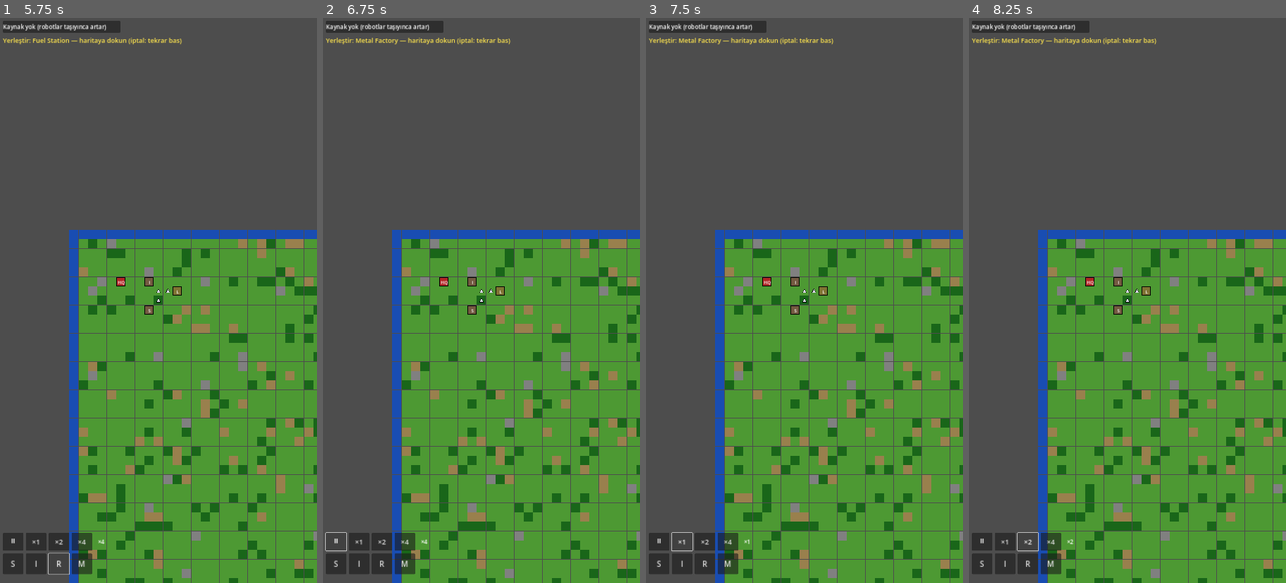
Above: before the commit, frames 1-4 (left to right).
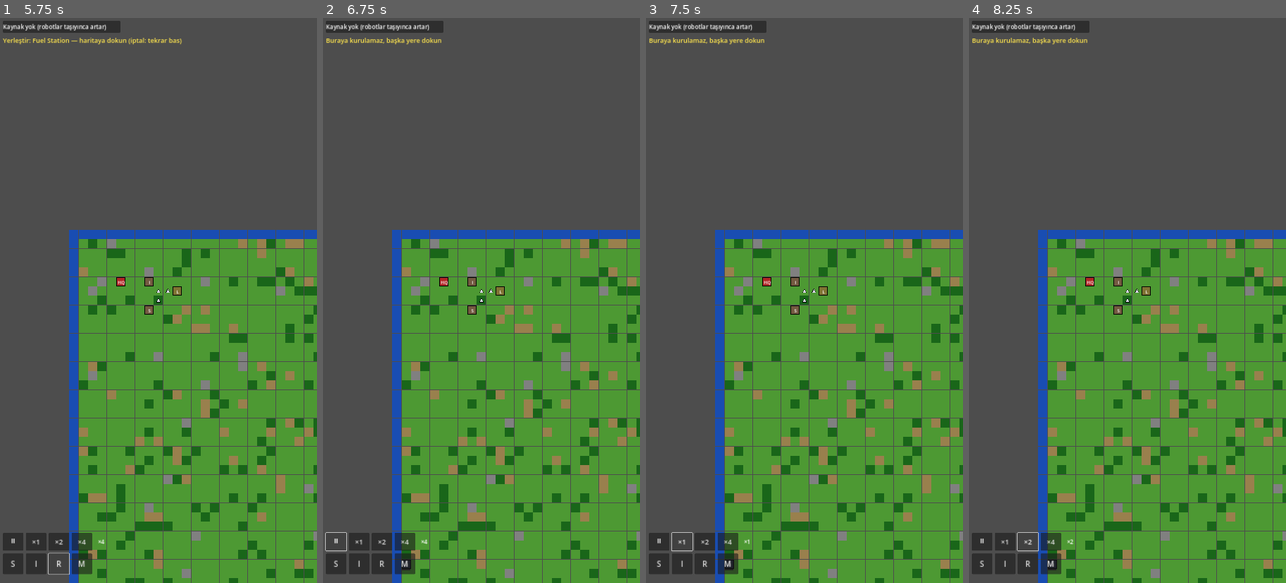
Above: after the commit, the same moments.

Repository: YigitcanOzay/robotic-planet-remaster
Game: Godot game, scene res://scenes/game/main_game.tscn
Same seed, same stepped clock (60 frames per second), same inputs: the game is played once before the commit and once after it.
Inputs:
- Up to frame 1 (5.75 s): click "⏸" at 0.5 s; click "×1" at 1.25 s; click "×2" at 2 s; click "×4" at 2.75 s; click "S" at 3.5 s; click "I" at 4.25 s; click "R" at 5 s
- Up to frame 2 (6.75 s): click "M" at 5.75 s; click "⏸" at 6.5 s
- Up to frame 3 (7.5 s): click "×1" at 7.25 s
- Up to frame 4 (8.25 s): click "×2" at 8 s

Frame 1 is identical in both runs. In frame 2, 0.4% of the frame differs, in the area x 0-60%, y 3-98%; in frame 3, 0.4%; in frame 4, 0.4%.

Commit message:
v0.2.1: input fix - kamera + bina yerlestirme

Diff:
--- a/project.godot
+++ b/project.godot
@@ -5,7 +5,7 @@
 [application]
 
 config/name="Robotic Planet Remaster"
-config/version="0.1.2"
+config/version="0.2.1"
 run/main_scene="res://scenes/game/main_game.tscn"
 config/features=PackedStringArray("4.2", "Forward Plus")
 
@@ -23,6 +23,11 @@
 renderer/rendering_method.mobile="gl_compatibility"
 textures/vram_compression/import_etc2_astc=true
 
+[input_devices]
+
+pointing/emulate_touch_from_mouse=true
+pointing/emulate_mouse_from_touch=true
+
 [physics]
 
 2d/default_gravity=0
--- a/scenes/game/main_game.tscn
+++ b/scenes/game/main_game.tscn
@@ -22,10 +22,10 @@
 [node name="UnitManager" type="Node" parent="."]
 script = ExtResource("4")
 
+[node name="HUD" type="CanvasLayer" parent="."]
+script = ExtResource("6")
+
 [node name="Camera2D" type="Camera2D" parent="."]
 position = Vector2(288, 224)
 zoom = Vector2(1.0, 1.0)
 script = ExtResource("5")
-
-[node name="HUD" type="CanvasLayer" parent="."]
-script = ExtResource("6")
--- a/scripts/systems/CameraController.gd
+++ b/scripts/systems/CameraController.gd
@@ -21,7 +21,7 @@
 	map_max = Vector2(w, h)
 
 # =============================================================================
-func _unhandled_input(event: InputEvent) -> void:
+func _input(event: InputEvent) -> void:
 	if event is InputEventScreenTouch:
 		if event.pressed:
 			_touches[event.index] = event.position
--- a/scripts/systems/HUD.gd
+++ b/scripts/systems/HUD.gd
@@ -112,13 +112,13 @@
 	var data = GameData.get_building(key)
 	status_label.text = "Yerleştir: %s — haritaya dokun (iptal: tekrar bas)" % data.get("name", key)
 
-func _unhandled_input(event: InputEvent) -> void:
+func _input(event: InputEvent) -> void:
 	if placing_key == "":
 		return
 	# Ekrana dokunma → grid pozisyonuna bina koy
 	if event is InputEventScreenTouch and event.pressed:
 		_try_place_at_screen(event.position)
-		get_viewport().set_input_as_handled()  # kamera kaymasın
+		get_viewport().set_input_as_handled()  # kamera bu dokunuşu görmesin
 
 func _try_place_at_screen(screen_pos: Vector2) -> void:
 	if camera == null or map_system == null:
